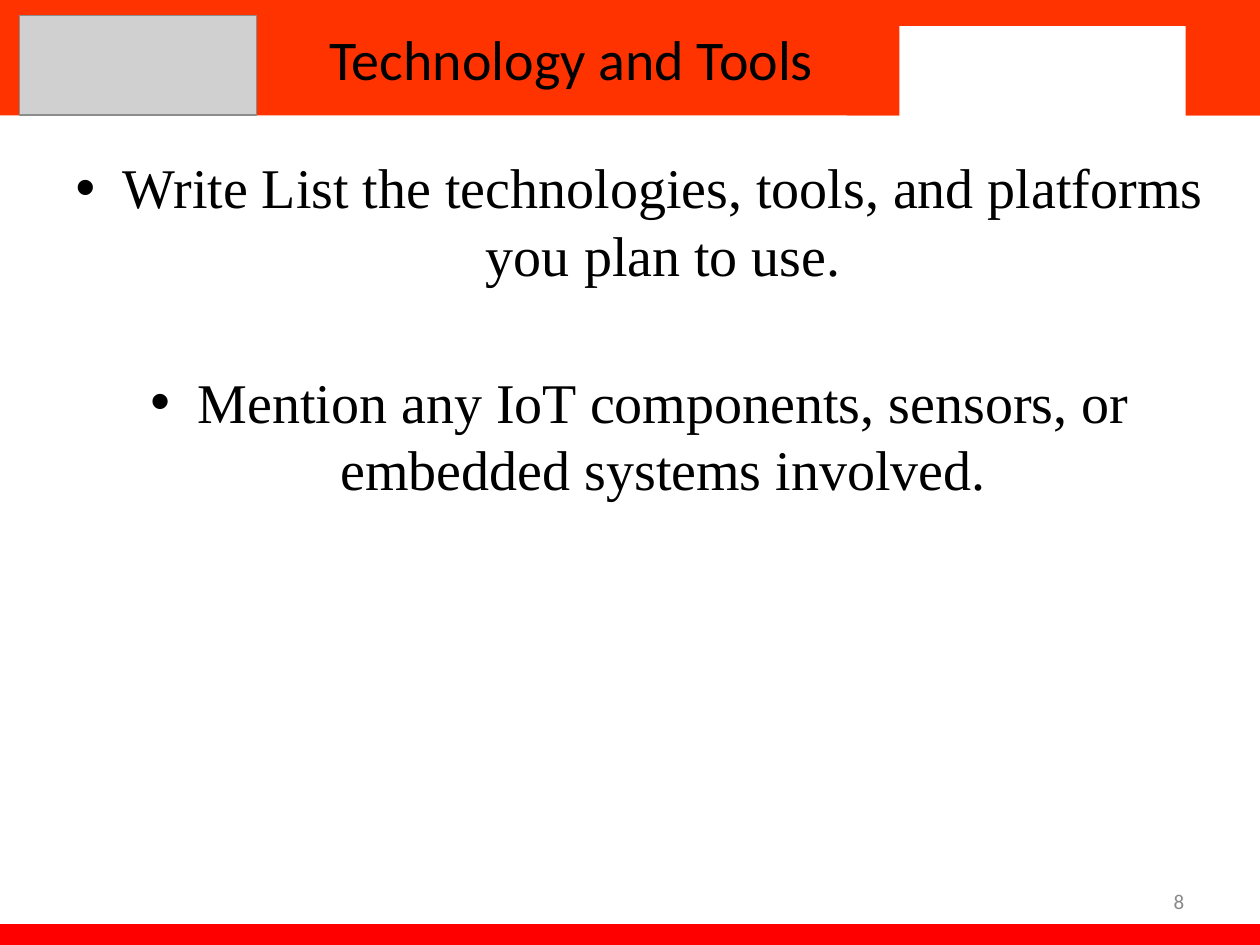
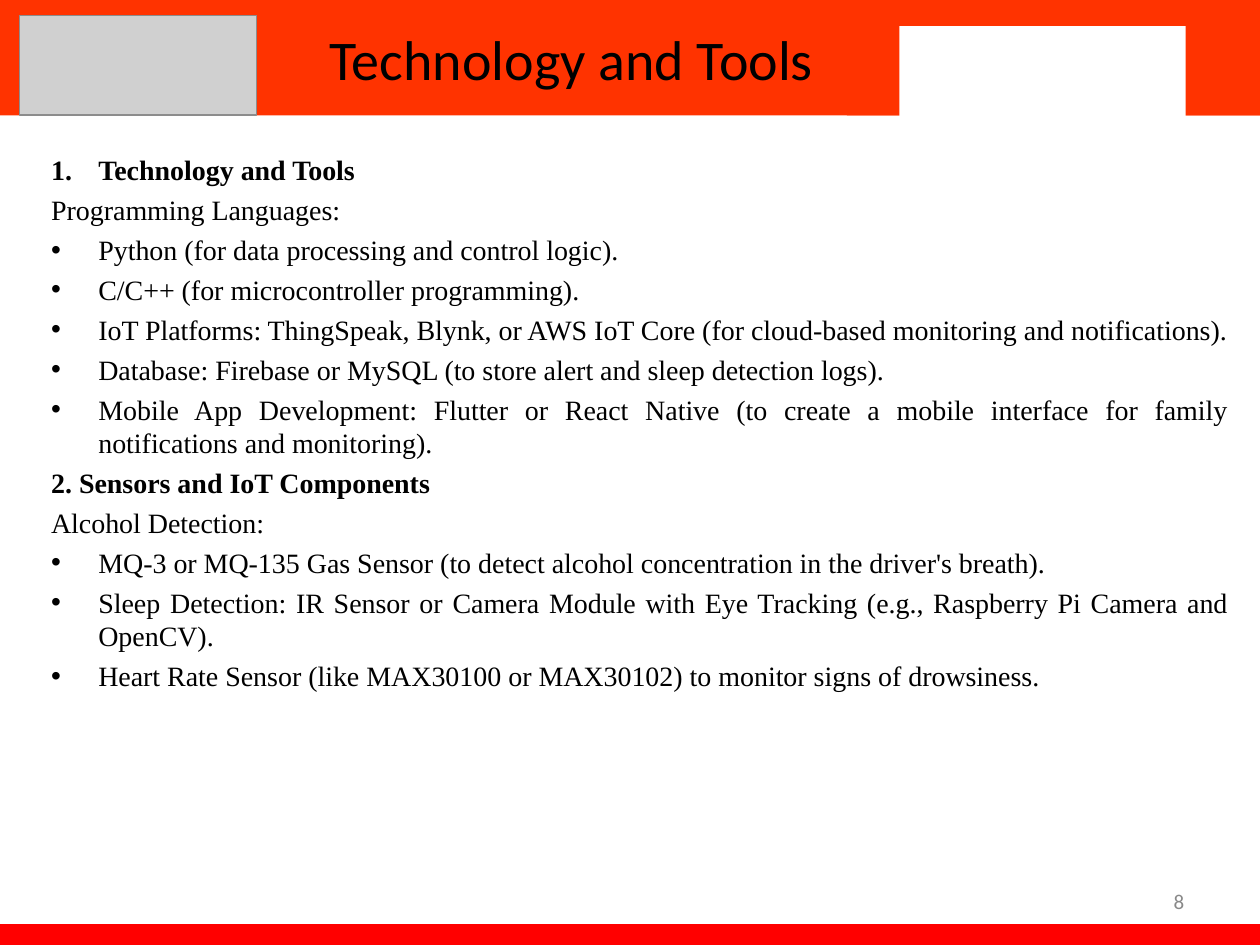
Before and after one commit to tanish699/Alcohol-Based-Car-Iginition-IOT-Based-, a slide deck: slide 8 of PPT.pptx. Drawn at 1260x945 pixels with LibreOffice and Linux fonts; fonts in the diff are those of the drawing; grey boxes stand for pictures; background and template pictures are left out. Boxes give left, top, right and bottom in pixels: in the first picture for what was removed or moved away, otherwise in the second. Text is boxed around its words. In the diff, an @@ line names an element or a change of style, - is before the commit and + after.

```diff
--- a/PPT.pptx
+++ b/PPT.pptx
@@ text at [51,160,1228,692]: text changed; size 32 to 16 pt @@
-• Write List the technologies, tools, and platforms you plan to use.
-• Mention any IoT components, sensors, or embedded systems involved.
+1. Technology and Tools
+Programming Languages:
+• Python (for data processing and control logic).
+• C/C++ (for microcontroller programming).
+• IoT Platforms: ThingSpeak, Blynk, or AWS IoT Core (for cloud-based monitoring and notifications).
+• Database: Firebase or MySQL (to store alert and sleep detection logs).
+• Mobile App Development: Flutter or React Native (to create a mobile interface for family notifications and monitoring).
+2. Sensors and IoT Components
+Alcohol Detection:
+• MQ-3 or MQ-135 Gas Sensor (to detect alcohol concentration in the driver's breath).
+• Sleep Detection: IR Sensor or Camera Module with Eye Tracking (e.g., Raspberry Pi Camera and OpenCV).
+• Heart Rate Sensor (like MAX30100 or MAX30102) to monitor signs of drowsiness.
```
Also in this commit, not shown: 2 other slides changed, 4 slides added, 1 slide removed.
